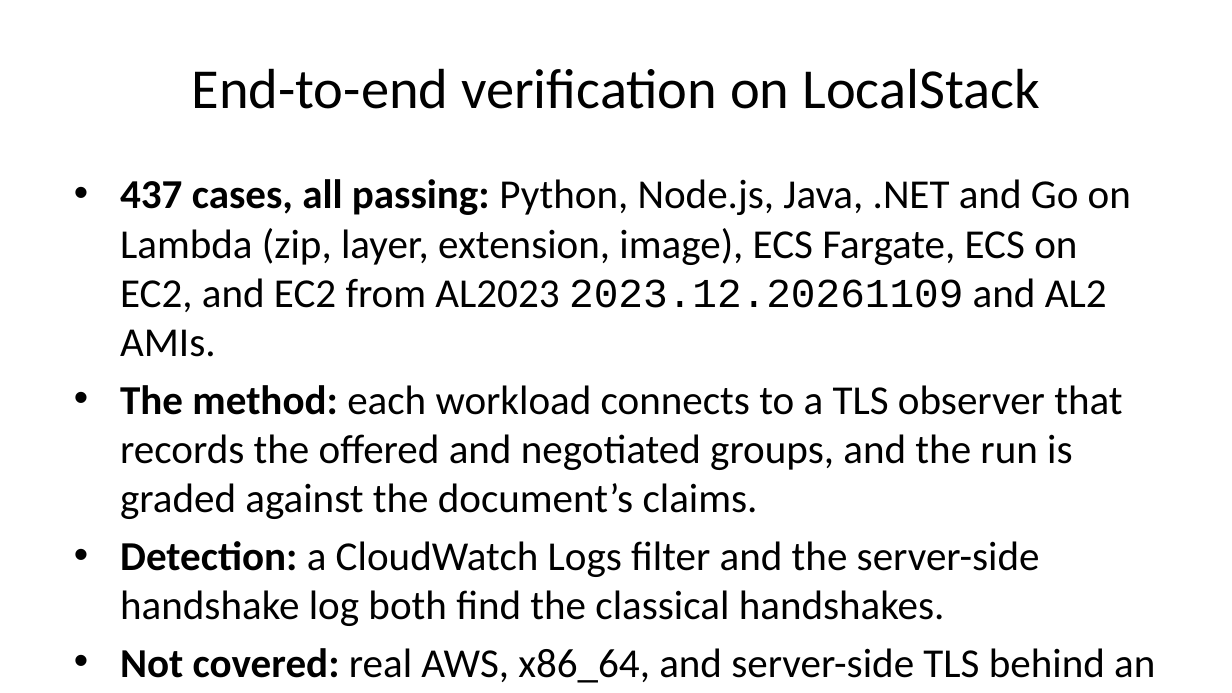
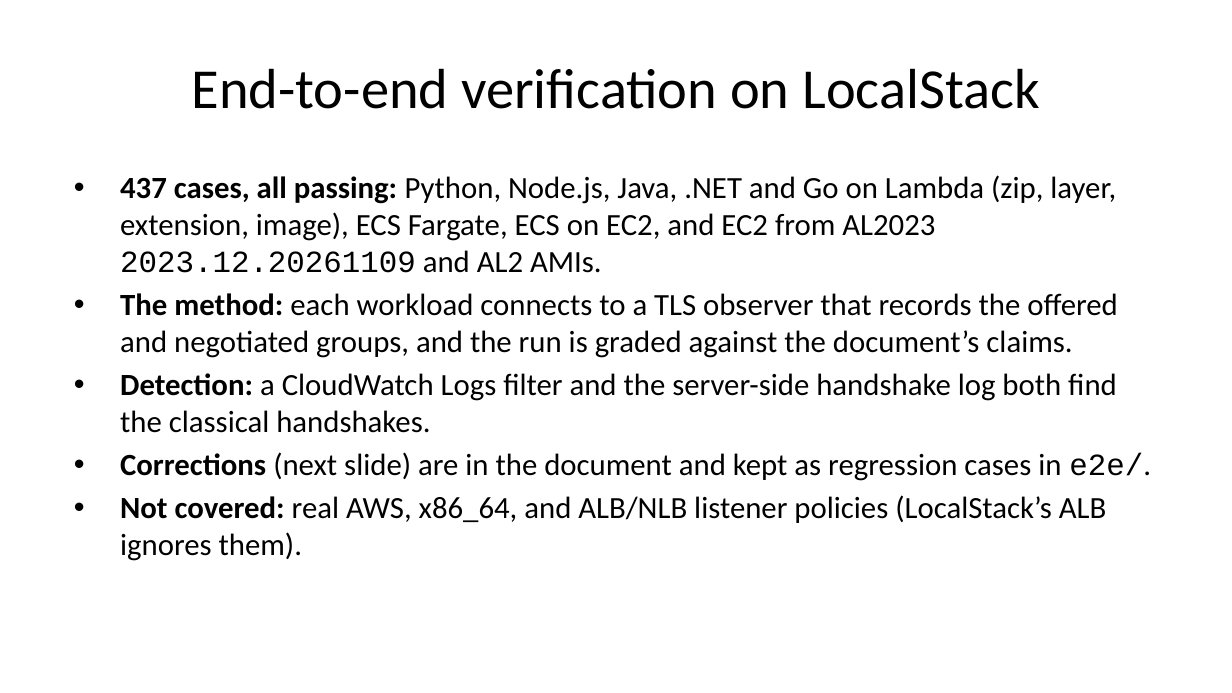
Before and after one commit to moolivkkr/PQC, a slide deck: slide 26 of PQC-Summary.pptx (slide 11 before the commit). Drawn at 1232x693 pixels with LibreOffice and Linux fonts; fonts in the diff are those of the drawing. Boxes give left, top, right and bottom in pixels: in the first picture for what was removed or moved away, otherwise in the second. Text is boxed around its words. In the diff, an @@ line names an element or a change of style, - is before the commit and + after.

Commit message:
Deck: three detail slides per language and an ALB/NLB slide; smaller body font template so slides fit
- Per language: what decides PQ, versions/compute types and fixes, pitfalls and e2e evidence
- ALB/NLB: listener policy (not the certificate) turns PQ on; backend leg uses the PQ backend policy
- e2e README: LocalStack ALB ignores SslPolicy (probe: 2016-08 listener still negotiated X25519MLKEM768), so no ALB case
- 03-go: ALB-to-target leg uses ELBSecurityPolicy-TLS13-1-0-PQ-2025-09 (AWS docs) instead of 'not confirmed'
- Rebuilt HTML, PDF, DOCX; deck rendered and checked slide by slide

```diff
--- a/PQC-Summary.pptx
+++ b/PQC-Summary.pptx
@@ text at bbox=[120, 175, 1118, 433]: size 24 to 18 pt in "437 cases, all passing: Python, Node.js, Java, ...", "The method: each workload connects to a ...", "Detection: a CloudWatch Logs filter and the ..."; less space between paragraphs @@
@@ text at bbox=[120, 452, 1151, 561]: text changed; size 24 to 18 pt @@
-• Not covered: real AWS, x86_64, and server-side TLS behind an ALB or NLB.
+• Corrections (next slide) are in the document and kept as regression cases in e2e/.
+• Not covered: real AWS, x86_64, and ALB/NLB listener policies (LocalStack’s ALB ignores them).
```
Also in this commit, not shown: 9 other slides changed, 18 slides added, 2 slides removed, 8 other files.
